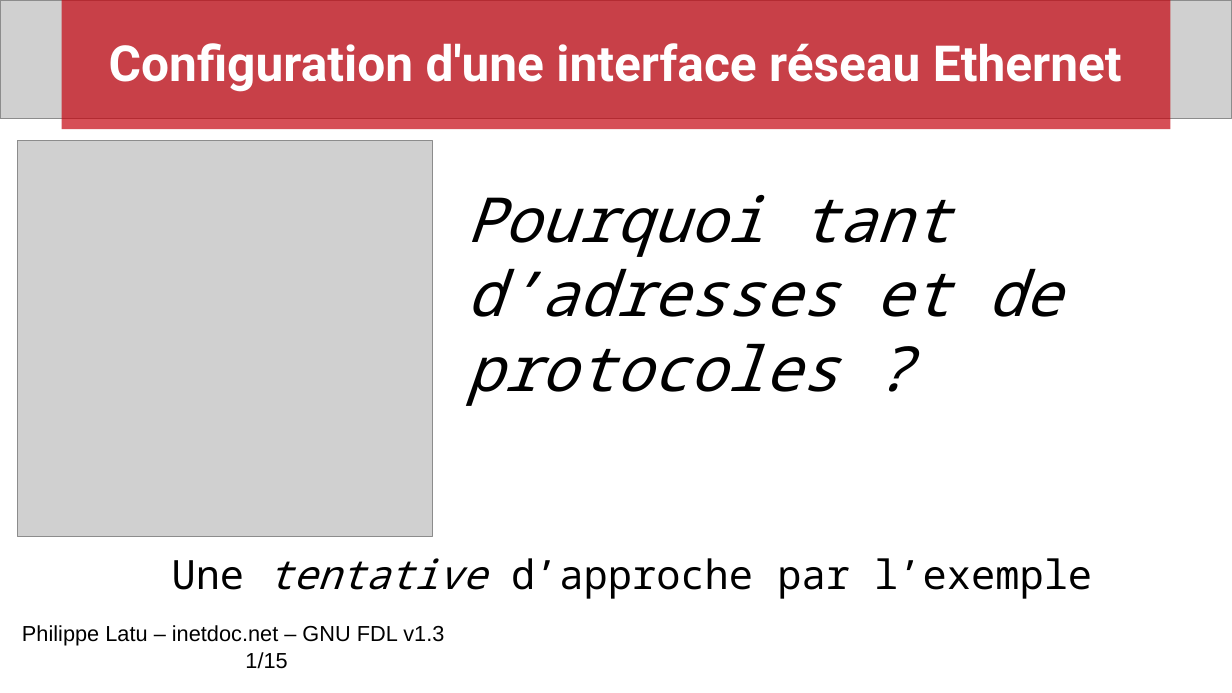
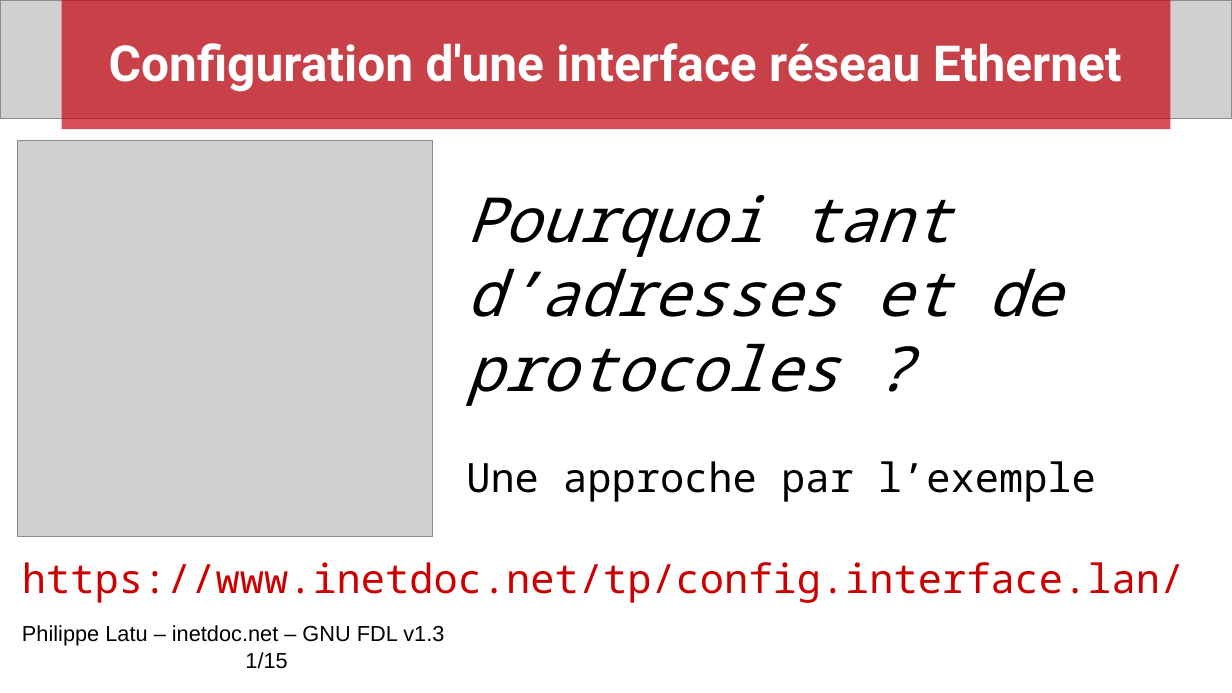
Before and after one commit to platu/inetdoc, a slide deck: slide 1 of travaux_pratiques/config.interface.lan/presentation/conf-intf-lan.odp. Drawn at 1232x693 pixels with LibreOffice and Linux fonts; fonts in the diff are those of the drawing; grey boxes stand for pictures. Boxes give left, top, right and bottom in pixels: in the first picture for what was removed or moved away, otherwise in the second. Text is boxed around its words. In the diff, an @@ line names an element or a change of style, - is before the commit and + after.

Commit message:
Support TP configuration interface Ethernet
. Versions intermédiaires présentation et script des capsules vidéo

```diff
--- a/travaux_pratiques/config.interface.lan/presentation/conf-intf-lan.odp
+++ b/travaux_pratiques/config.interface.lan/presentation/conf-intf-lan.odp
@@ text at bbox=[466, 461, 1096, 502]: paragraph added @@
+Une approche par l’exemple
@@ text at bbox=[22, 562, 1184, 603]: text changed; text colour #000000 to #CC0000 @@
-Une tentative d’approche par l’exemple
+https://www.inetdoc.net/tp/config.interface.lan/
```
Also in this commit, not shown: 4 other slides changed, 1 slide added, 1 slide removed, 1 other file.
